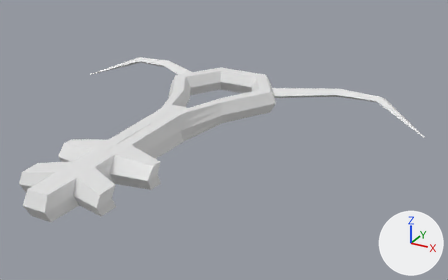
An edit to the Blender file obj_key_AshAllen_v02.blend, drawn before and after from the same camera.
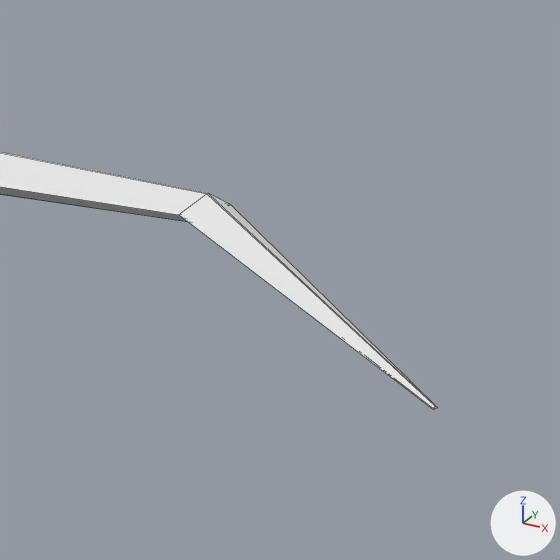
The first picture shows the older version from a camera (50 mm lens) standing at (5.95, -10.7, 4.3) and looking at (0.93, -1.57, -0.26). The close-ups show the older and then the newer version on the part from 76% to 100% of the width and 22% to 59% of the height of that picture. Only the edits that show in the close-ups are written down. Arrows for +X, +Y and +Z are at lower right; the lights stay in place. The close-ups show mesh edges as thin lines.
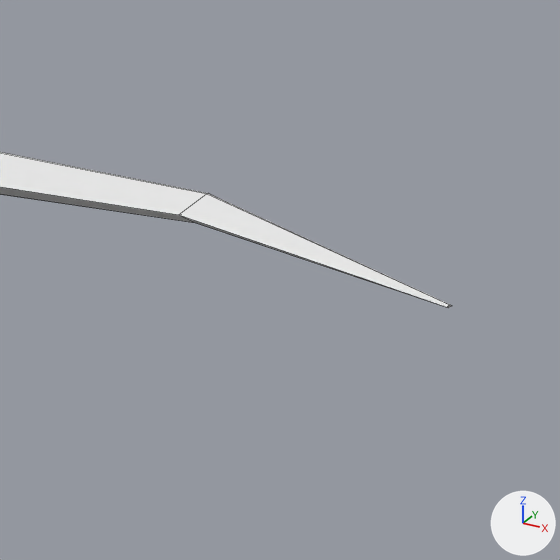
Where the change shows, as pixel boxes (x1, y1, x2, y2) in the close-ups (560 x 560 px; the box of a moved part takes in the faces that stretch with it):
```json
{"object": "Torus", "change": "reshaped", "before": [0, 152, 438, 409], "after": [0, 152, 452, 308]}
{"part": 1, "of": "me_torus", "change": "moved or reshaped", "before": [179, 193, 438, 409], "after": [179, 193, 452, 308]}
```

Edits to the scene script, one JSON object a line:
```json
{"block": "me_torus", "where": "# used by ob_torus; location = (0.0, 0.0, 0.0)"}
{"block": "me_torus", "where": "# verts and faces of me_torus; kept vertices keep their numbers, new ones are numbered from 410"}
{"block": "me_torus", "where": "# before: 394 (4.05, 0.6, -0.39) at pixel (432, 408), 395 (4.07, 0.63, -0.39) at pixel (437, 407), 396 (4.05, 0.6, -0.39) at pixel (432, 408), 397 (4.07, 0.63, -0.39) at pixel (437, 407), 398 (4.06, 0.62, -0.4) at pixel (433, 409)"}
{"block": "me_torus", "where": "# before: 399 (4.06, 0.62, -0.4) at pixel (434, 409), 400 (4.06, 0.62, -0.38) at pixel (435, 406), 401 (4.06, 0.62, -0.38) at pixel (435, 406)"}
{"op": "remove", "block": "me_torus", "code": "me_torus.from_pydata(...)  # 410 vertices, 362 faces; spans x -0.01..4.07, y -5.37..1.4, z -0.4..0.23"}
{"op": "add", "block": "me_torus", "code": "me_torus.from_pydata(...)  # 418 vertices, 370 faces; spans x -0.01..4.07, y -5.37..1.4, z -0.33..0.23"}
{"block": "me_torus", "change": "me_torus part 1"}
{"op": "add", "block": "me_torus", "code": "for i in [*range(394, 402)]: verts[i] += (0.0, 0.0, 0.39)"}
{"block": "me_torus", "change": "other edits to the shape of me_torus do not show in these pictures"}
```
